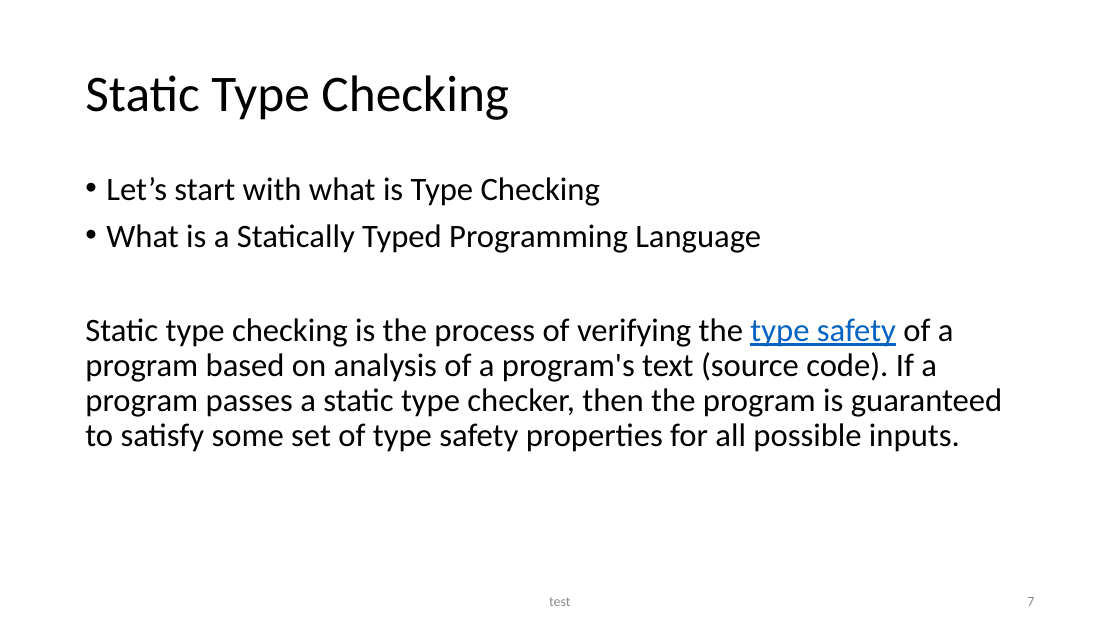
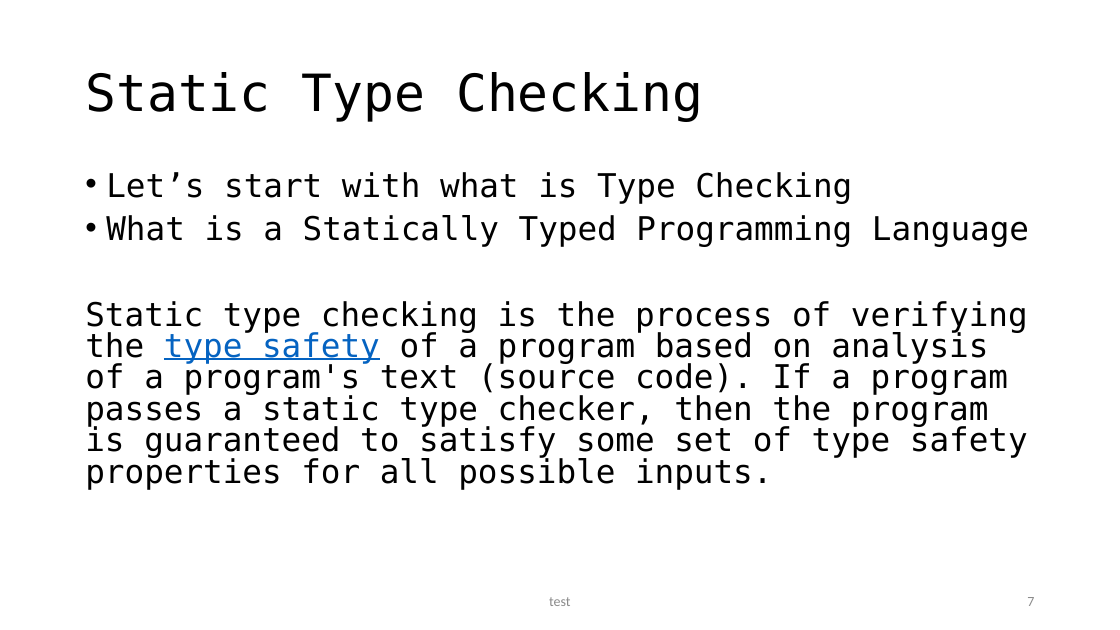
Before and after one commit to seanwestfall/algorithm_w_presentation, a slide deck: slide 6 of Presentation1.pptx. Drawn at 1120x630 pixels with LibreOffice and Linux fonts; fonts in the diff are those of the drawing. Boxes give left, top, right and bottom in pixels: in the first picture for what was removed or moved away, otherwise in the second. Text is boxed around its words. In the diff, an @@ line names an element or a change of style, - is before the commit and + after.

```diff
--- a/Presentation1.pptx
+++ b/Presentation1.pptx
@@ title "Static Type Checking" at (x1=85, y1=72, x2=703, y2=121): font Calibri to DejaVu Sans Mono @@
@@ text "Let’s start with what is ..." at (x1=85, y1=172, x2=1029, y2=490): font Calibri to DejaVu Sans Mono; line spacing 0.9 to 0.8 @@
```
Also in this commit, not shown: 5 other slides changed.
